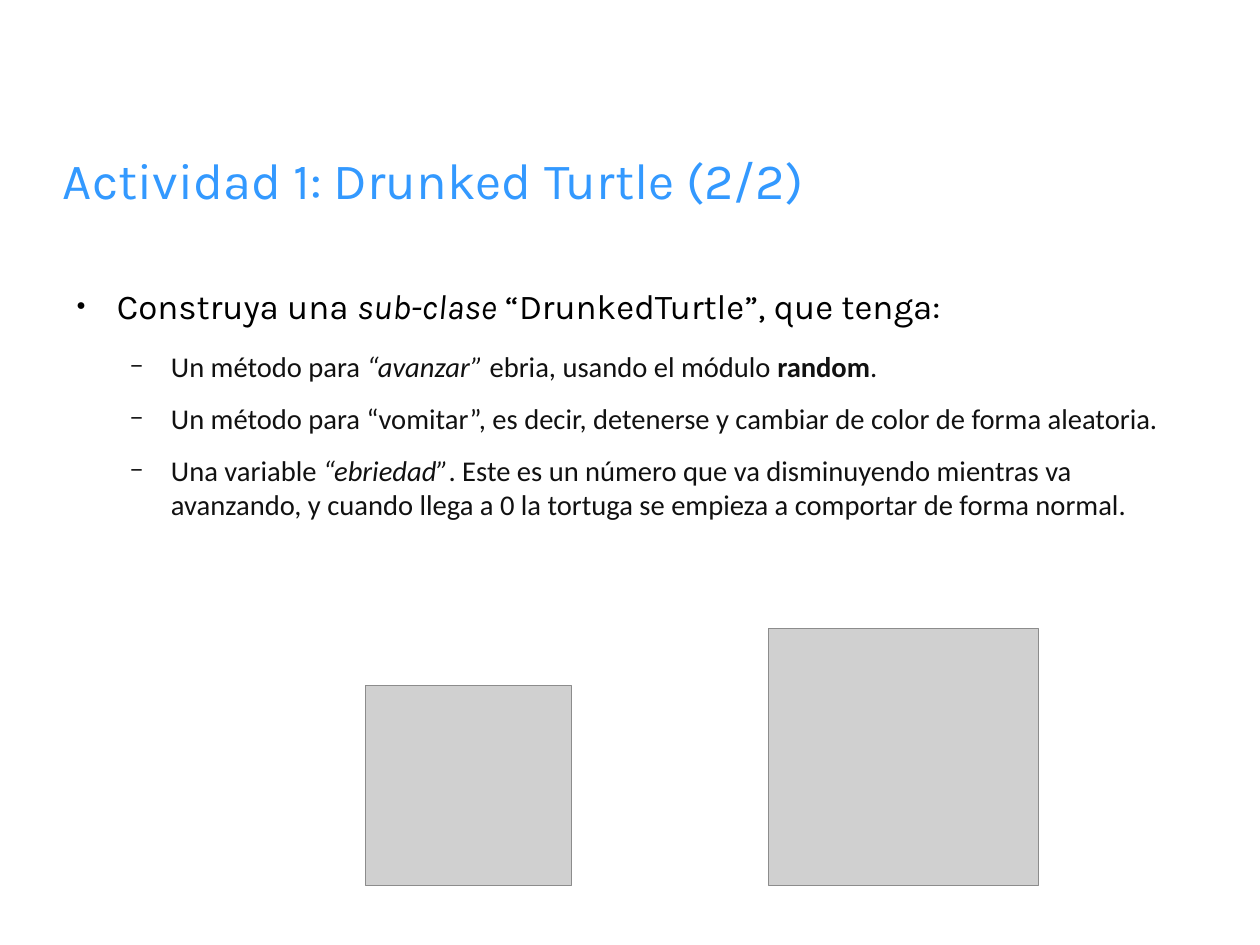
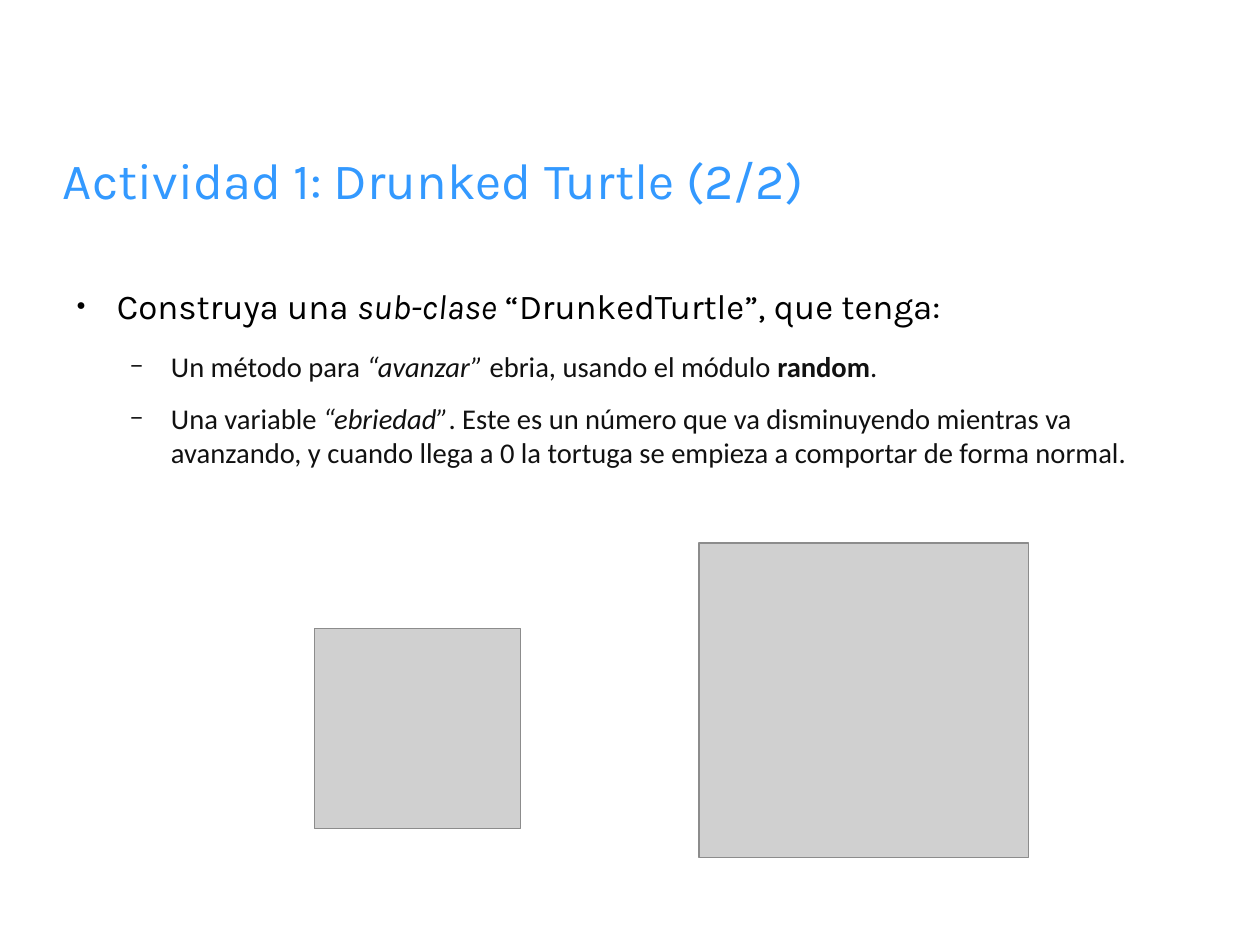
Before and after one commit to fbrzd/Python-taller, a slide deck: slide 8 of sesion-3/TII-3.odp. Drawn at 1260x945 pixels with LibreOffice and Linux fonts; fonts in the diff are those of the drawing; grey boxes stand for pictures; background and template pictures are left out. Boxes give left, top, right and bottom in pixels: in the first picture for what was removed or moved away, otherwise in the second. Text is boxed around its words. In the diff, an @@ line names an element or a change of style, - is before the commit and + after.

```diff
--- a/sesion-3/TII-3.odp
+++ b/sesion-3/TII-3.odp
@@ text at bbox=[171, 408, 1158, 434]: paragraph removed @@
-  − Un método para “vomitar”, es decir, detenerse y cambiar de color de forma aleatoria.
@@ picture: place and size @@
-picture at bbox=[769, 629, 1039, 886]
+picture at bbox=[700, 543, 1029, 858]
@@ picture: place and size @@
-picture at bbox=[366, 686, 572, 886]
+picture at bbox=[314, 629, 520, 829]
```
Also in this commit, not shown: 3 other slides changed, 3 slides added, 1 slide removed.
